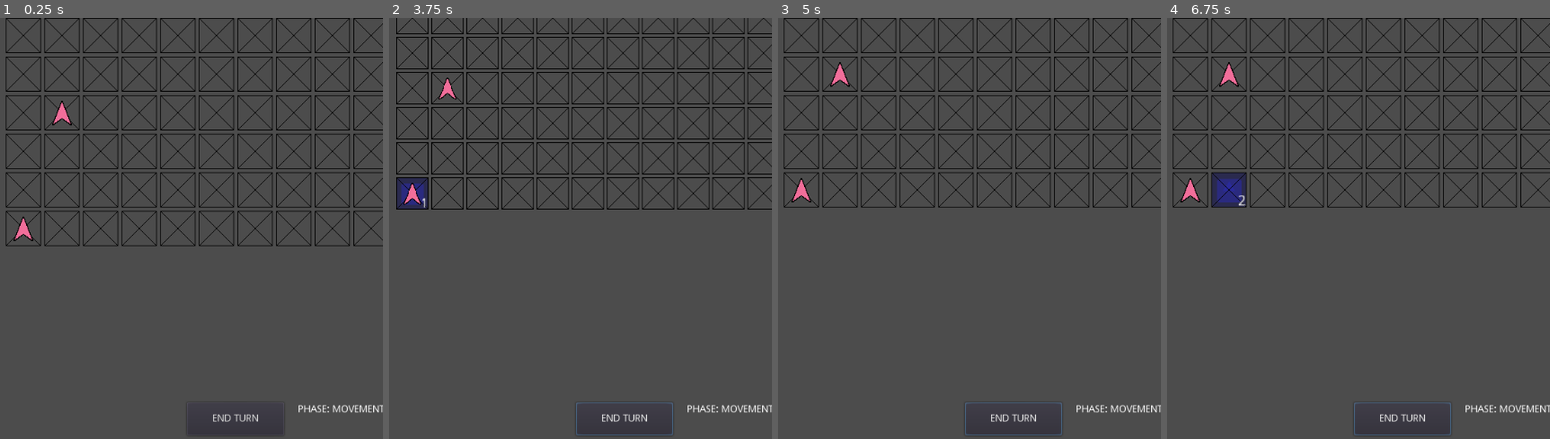
Above: before the commit, frames 1-4 (left to right).
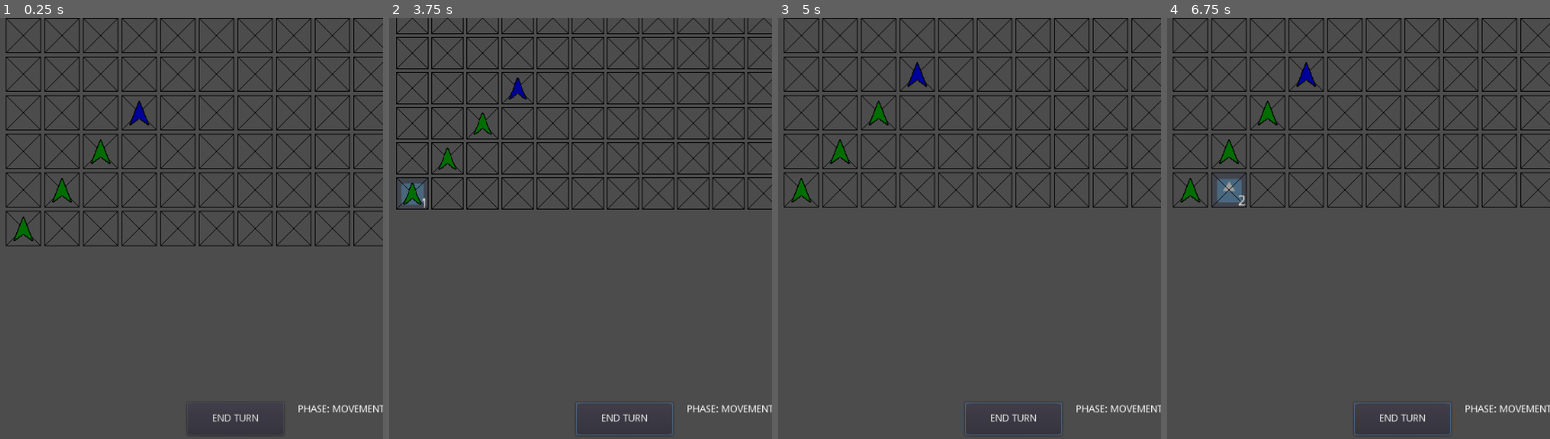
Above: after the commit, the same moments.

Repository: NickCheng0921/Grid
Game: Godot game, scene res://Scenes/Manager.tscn
Two runs of this game, one before a commit and one after it. Both use one fixed random seed, a clock stepped at 60 frames per second and the inputs below. The engine's default icon, where the game draws it, is replaced by a stand-in: a white triangle on a blue panel in a dark square.
Inputs (mouse positions are in pixels of both pictures, inside the frame that each line leads up to):
- Up to frame 1 (0.25 s): no input
- Up to frame 2 (3.75 s): click "END TURN" at 0.5 s; click "END TURN" at 1.25 s; click "END TURN" at 2 s; tap Enter at 2.75 s; move the mouse to (411, 228) at 2.77 s; hold Right mouse button (right_click) 2.78-3.53 s; click (411, 228) at 2.92 s; tap Space at 3.5 s; move the mouse to (411, 190) at 3.52 s; tap Mouse wheel down (scroll_down) at 3.6 s; click (411, 190) at 3.67 s
- Up to frame 3 (5 s): tap Enter at 4.25 s; move the mouse to (800, 123) at 4.27 s; tap Mouse wheel up (scroll_up) at 4.35 s; click (800, 123) at 4.42 s
- Up to frame 4 (6.75 s): tap Space at 5, 6.5 s; move the mouse to (1189, 72) at 5.02 s; right-click (1189, 72) at 5.1 s; click (1189, 72) at 5.17 s; tap Enter at 5.75 s; move the mouse to (1189, 34) at 5.77 s; tap Mouse wheel down (scroll_down) at 5.85 s; click (1189, 34) at 5.92 s; move the mouse to (1224, 194) at 6.52 s; tap Mouse wheel up (scroll_up) at 6.6 s; click (1224, 194) at 6.67 s

The runs differ from the first frame. In frame 1, 0.6% of the frame differs, in the area x 3-39%, y 19-53%; in frame 2, 1.0%; in frame 3, 0.7%; in frame 4, 1.3%, in the area x 3-39%, y 10-45%.

Commit message:
Implemented single piece destruction during combat

Diff:
--- a/Scripts/Board.gd
+++ b/Scripts/Board.gd
@@ -6,11 +6,13 @@
 }
 
 export (int) var grid_width = 16
-export (int) var grid_height = 8
+export (int) var grid_height = 16
 export var offset = 55
 
+var Units
 var currTile = null
 var Tile = load("res://Scenes/Tile.tscn")
+var pColors = [Color(0, 1, 0), Color(0, 0, 1)]
 export var maxMove = 4
 export var maxRange = 4
 
@@ -30,20 +32,24 @@
 var nodeArr = []
 var unitArr = []
 
-var unitLocations = [Vector2(1, 1), Vector2(2, 4)]
+var unitLocations = [Vector2(1, 1), Vector2(2, 2), Vector2(3, 3), Vector2(4, 4)]
+var unitOwners    = [1, 1, 1, 2] #2 players
+var unitType      = [1, 1, 1, 1]
+var unitHealth    = []
 var unitDirections = [] # 0, 1, 2, 3 -> N, E, S, W
 var unitMovements =  {} #0th element in array is unit 1 here
 var unitAttacks   =  {} #same layout as movements, key: id, val: Vec2 pos
 
 # Called when the node enters the scene tree for the first time.
 func _ready():
+	Units = load("res://Scripts/Units.gd")
 	basicTimerScript = load("res://Scripts/BasicTimer.gd")
 	draw_grid()
 	draw_units()
 	for p in range(len(unitLocations)):
 		unitMovements[str(p+1)] = []
-		unitAttacks[str(p+1)] = null
 		unitDirections.push_back(0)
+		unitHealth.push_back(Units.getMaxHealthOfUnit(unitType[p]))
 
 func clearMove(val):
 	if val in unitMovements:
@@ -60,6 +66,7 @@
 	for i in range(grid_width):
 		for j in range(grid_height):
 			var tile = Tile.instance()
+			tile.pColors = pColors
 			tile.x = i + 1
 			tile.y = j + 1
 			tile.name = str(i*grid_height + j)
@@ -93,6 +100,7 @@
 	var count = 1
 	for p in unitLocations:
 		var unit = Sprite.new()
+		unit.modulate = pColors[unitOwners[count-1]-1]
 		unit.texture = load("res://Assets/pointer.png")
 		unit.position = Vector2(offset*(p.x-1), -offset*(p.y-1))
 		nodeArr[(p.x-1) * grid_height + (p.y-1)].piece = str(count)
@@ -118,6 +126,7 @@
 		animationTimer = basicTimerScript.makeTimer(.4, self, "_moveAnimationTimerTimeout", false)
 		add_child(animationTimer)
 	elif phase == Phases.CMBT:
+		resolveCombat()
 		phase = Phases.MVMT
 		pcamera.updatePhaseText("PHASE: MOVEMENT")
 
@@ -147,9 +156,17 @@
 		for p in range(len(unitLocations)):
 			unitMovements[str(p+1)] = []
 		maxMoveInTurn = 0
-		animationTimer.queue_free()
 		phase = Phases.CMBT
 		pcamera.updatePhaseText("PHASE: COMBAT")
+		clearBoardAfterMovement()
+		animationTimer.queue_free()
+
+func clearBoardAfterMovement():
+	for i in range(grid_height * grid_width):
+		nodeArr[i].piece = null
+
+	for i in range(len(unitLocations)):
+		nodeArr[(unitLocations[i].x - 1) * grid_height + (unitLocations[i].y - 1)].piece = str(i+1)
 
 func updatePieceRotation(counter, currPos, newPos):
 	if currPos.x != newPos.x:
@@ -165,6 +182,36 @@
 		else:
 			unitDirections[counter-1] = 2
 
+func resolveCombat():
+	for id in unitAttacks.keys():
+		var targetLocation = unitAttacks[id]
+		if targetLocation:
+			if targetLocation in unitLocations:
+				var hitID = unitLocations.find(targetLocation)
+				var damageAmount = Units.getDamageOfUnit(hitID)
+				unitHealth[hitID] -= damageAmount
+			nodeArr[(targetLocation.x - 1) * grid_height + (targetLocation.y - 1)].clearAttack()
+	unitAttacks = {}
+	removeDeadUnits()
+
+func removeDeadUnits():
+	for id in range(len(unitLocations)):
+		if unitHealth[id] <= 0:
+			nodeArr[(unitLocations[id].x - 1) * grid_height + (unitLocations[id].y - 1)].piece = null
+			unitArr[id].queue_free()
+			unitLocations.remove(id)
+			unitOwners.remove(id)
+			unitType.remove(id)
+			unitHealth.remove(id)
+			unitArr.remove(id)
+			break
+
+	unitMovements = {}
+	for id in range(len(unitLocations)):
+		unitMovements[str(id+1)] = []
+		var currLoc = unitLocations[id]
+		nodeArr[(currLoc.x - 1) * grid_height + (currLoc.y - 1)].piece = str(id + 1)
+
 func getPosFromVec(v):
 	return Vector2((v.x - 1) * offset, -1 * (v.y - 1) * offset)
 
--- a/Scripts/Tile.gd
+++ b/Scripts/Tile.gd
@@ -5,6 +5,7 @@
 	CMBT, CMBT_RSLTN
 }
 
+var pColors
 var active = false #this piece is selected, starts false
 var walked = false
 var attacked = false
@@ -66,13 +67,13 @@
 			Board.currPieceLoc = Vector2(x, y)
 			Board.movement = Board.maxMove
 			Board.walking = true
-			$Background.self_modulate = Color(0, 1, 0)
+			$Background.self_modulate = pColors[Board.unitOwners[int(piece) - 1] - 1]
 		elif piece && Board.phase == Phases.CMBT:
 			Board.clearMove(piece)
 			Board.currPiece = piece
 			Board.currPieceLoc = Vector2(x, y)
 			Board.attacking = true
-			$Background.self_modulate = Color(0, 1, 0)
+			$Background.self_modulate = pColors[Board.unitOwners[int(piece) - 1] - 1]
 		else:
 			$Background.self_modulate = Color(1, 1, 1)
 		active = true
@@ -96,7 +97,7 @@
 	walked = false
 
 func colorWalk():
-	$Background.self_modulate = Color(0, 0, 1)
+	$Background.self_modulate = Color(1, 1, 1)
 
 func colorAttack():
 	$Background.self_modulate = Color(1, 0, 0)
--- /dev/null
+++ b/Scripts/Units.gd
@@ -0,0 +1,33 @@
+extends Node
+
+
+const HP_ARR  = [5, 15]
+const RNG_ARR = [4, 4]
+const MVE_ARR = [4, 4]
+const VIS_ARR = [4, 4]
+const DMG_ARR = [5, 5]
+
+# Called when the node enters the scene tree for the first time.
+func _ready():
+	pass # Replace with function body.
+
+static func getMaxHealthOfUnit(id):
+	return idSearch(id, HP_ARR, 10)
+
+static func getMaxRangeOfUnit(id):
+	return idSearch(id, RNG_ARR, 4)
+
+static func getMaxMovementOfUnit(id):
+	return idSearch(id, MVE_ARR, 4)
+
+static func getMaxVisionOfUnit(id):
+	return idSearch(id, VIS_ARR, 4)
+
+static func getDamageOfUnit(id):
+	return idSearch(id, DMG_ARR, 5)
+
+static func idSearch(id, arr, default):
+	if id <= len(arr):
+		return arr[id-1]
+	else:
+		return default
